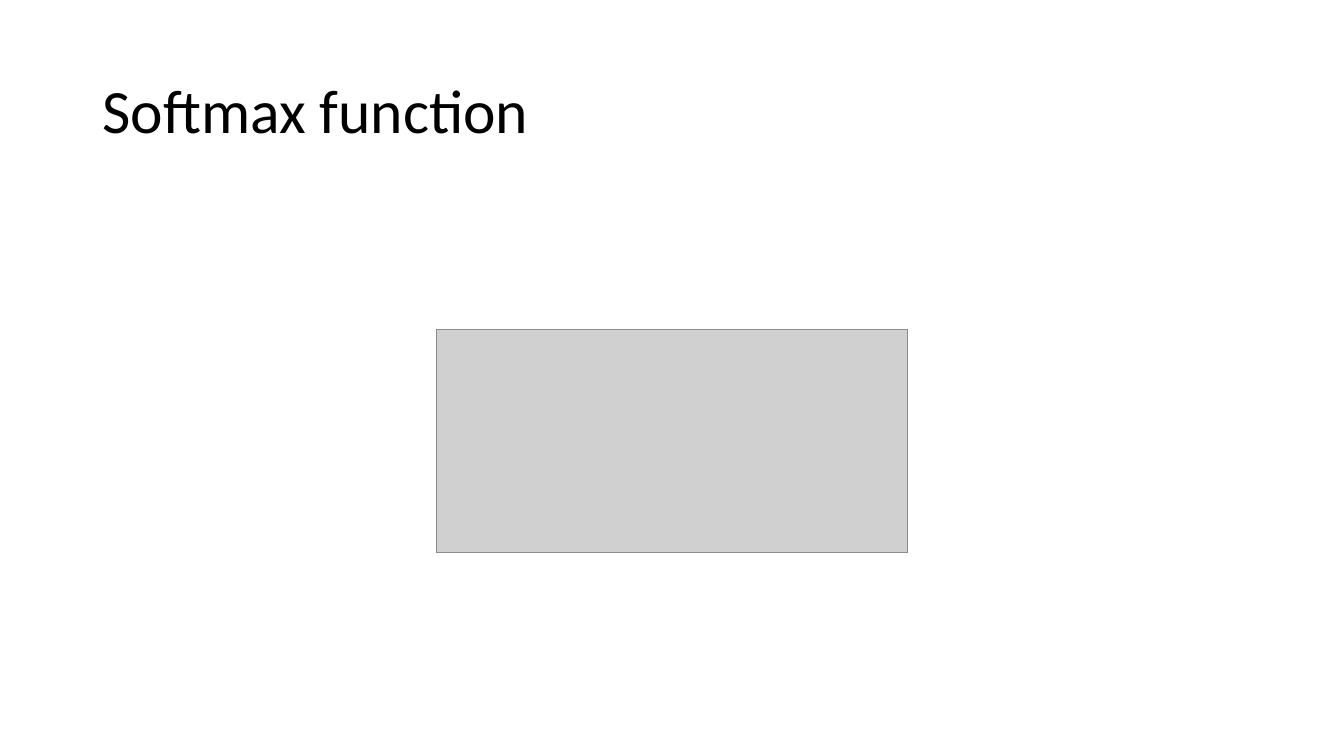
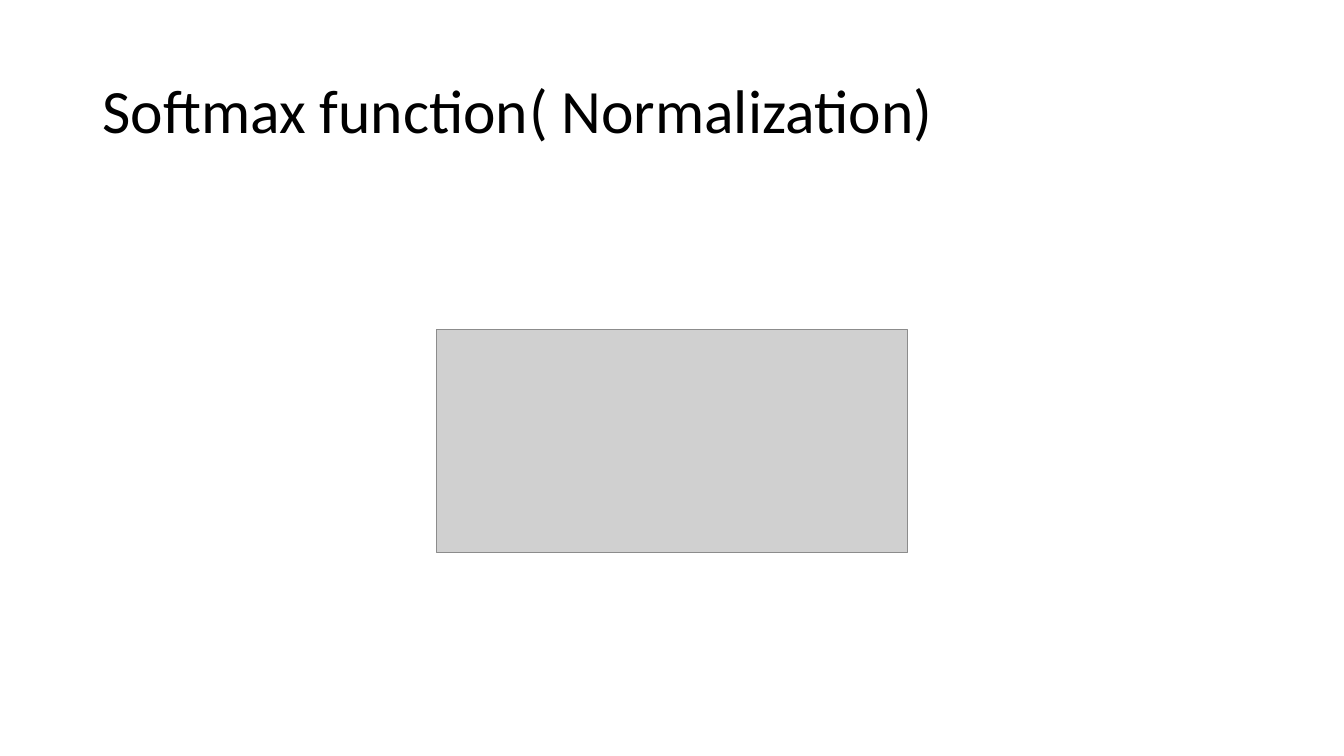
Before and after one commit to nguyenduyhanlam/Computer_vision, a slide deck: slide 10 of Face Recognition Algorithm Based on VGG Network Model.pptx (slide 6 before the commit). Drawn at 1344x756 pixels with LibreOffice and Linux fonts; fonts in the diff are those of the drawing; grey boxes stand for pictures. Boxes give left, top, right and bottom in pixels: in the first picture for what was removed or moved away, otherwise in the second. Text is boxed around its words. In the diff, an @@ line names an element or a change of style, - is before the commit and + after.

Commit message:
fixed svm and update ppt

```diff
--- a/Face Recognition Algorithm Based on VGG Network Model.pptx
+++ b/Face Recognition Algorithm Based on VGG Network Model.pptx
@@ title at bbox=[102, 88, 933, 142]: text changed @@
-Softmax function
+Softmax function( Normalization)
```
Also in this commit, not shown: 5 slides added, 1 other file.
